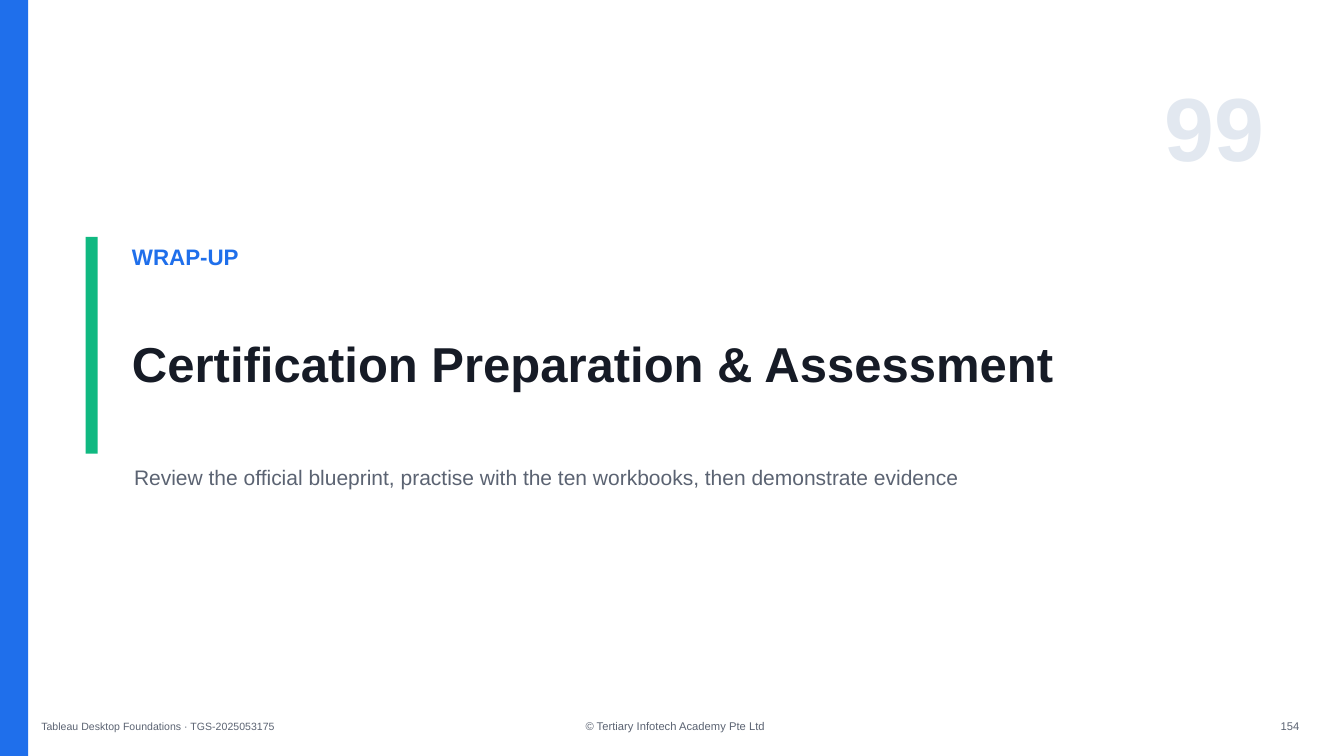
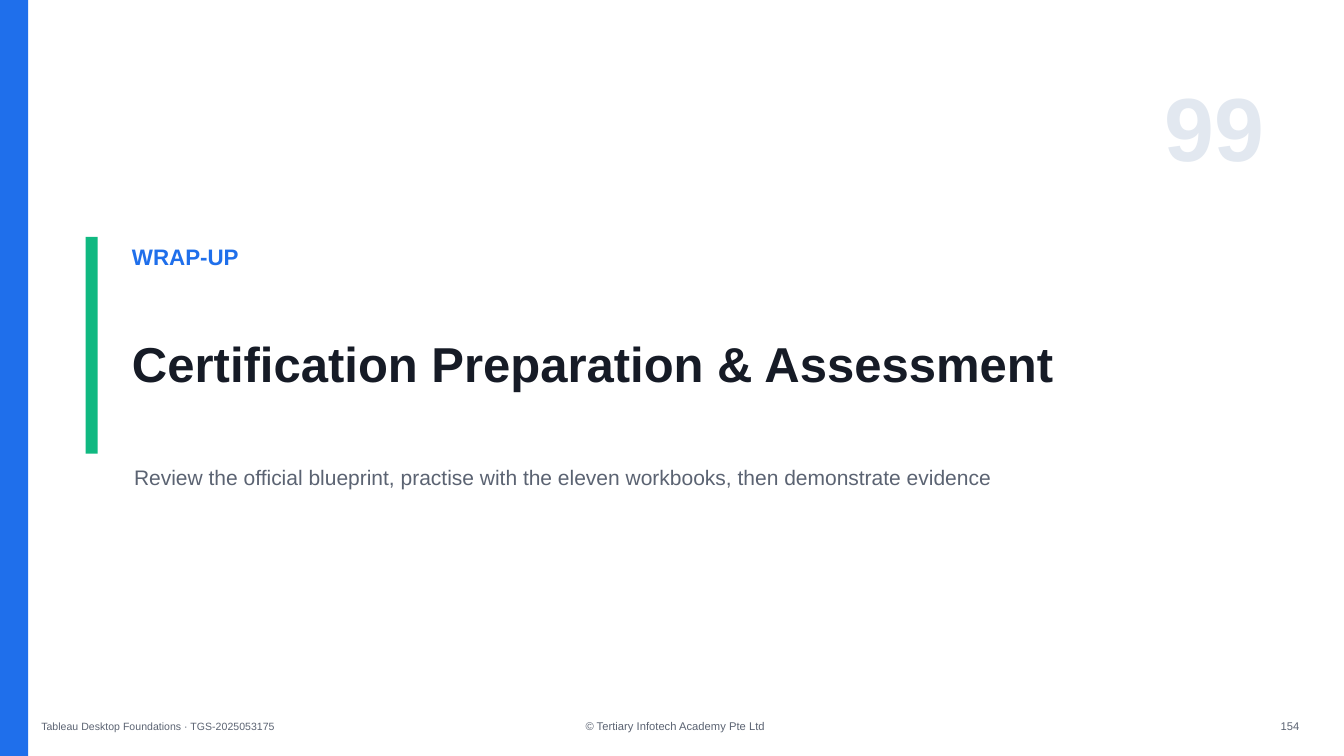
Before and after one commit to tertiarycourses/TGS-2025053175---Tableau-Certified-Desktop-Specialist-Training, a slide deck: slide 154 of courseware/Tableau Desktop Foundations-v5.pptx. Drawn at 1344x756 pixels with LibreOffice and Linux fonts; fonts in the diff are those of the drawing. Boxes give left, top, right and bottom in pixels: in the first picture for what was removed or moved away, otherwise in the second. Text is boxed around its words. In the diff, an @@ line names an element or a change of style, - is before the commit and + after.

```diff
--- a/courseware/Tableau Desktop Foundations-v5.pptx
+++ b/courseware/Tableau Desktop Foundations-v5.pptx
@@ text at [134,470,991,490]: text changed @@
-Review the official blueprint, practise with the ten workbooks, then demonstrate evidence
+Review the official blueprint, practise with the eleven workbooks, then demonstrate evidence
```
Also in this commit, not shown: 4 other slides changed, 17 other files.
